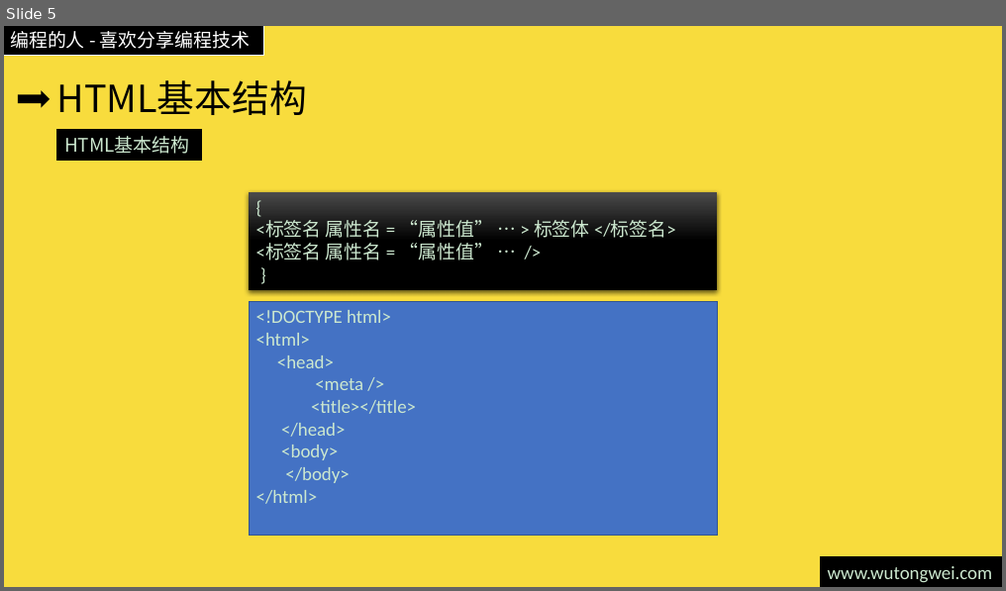
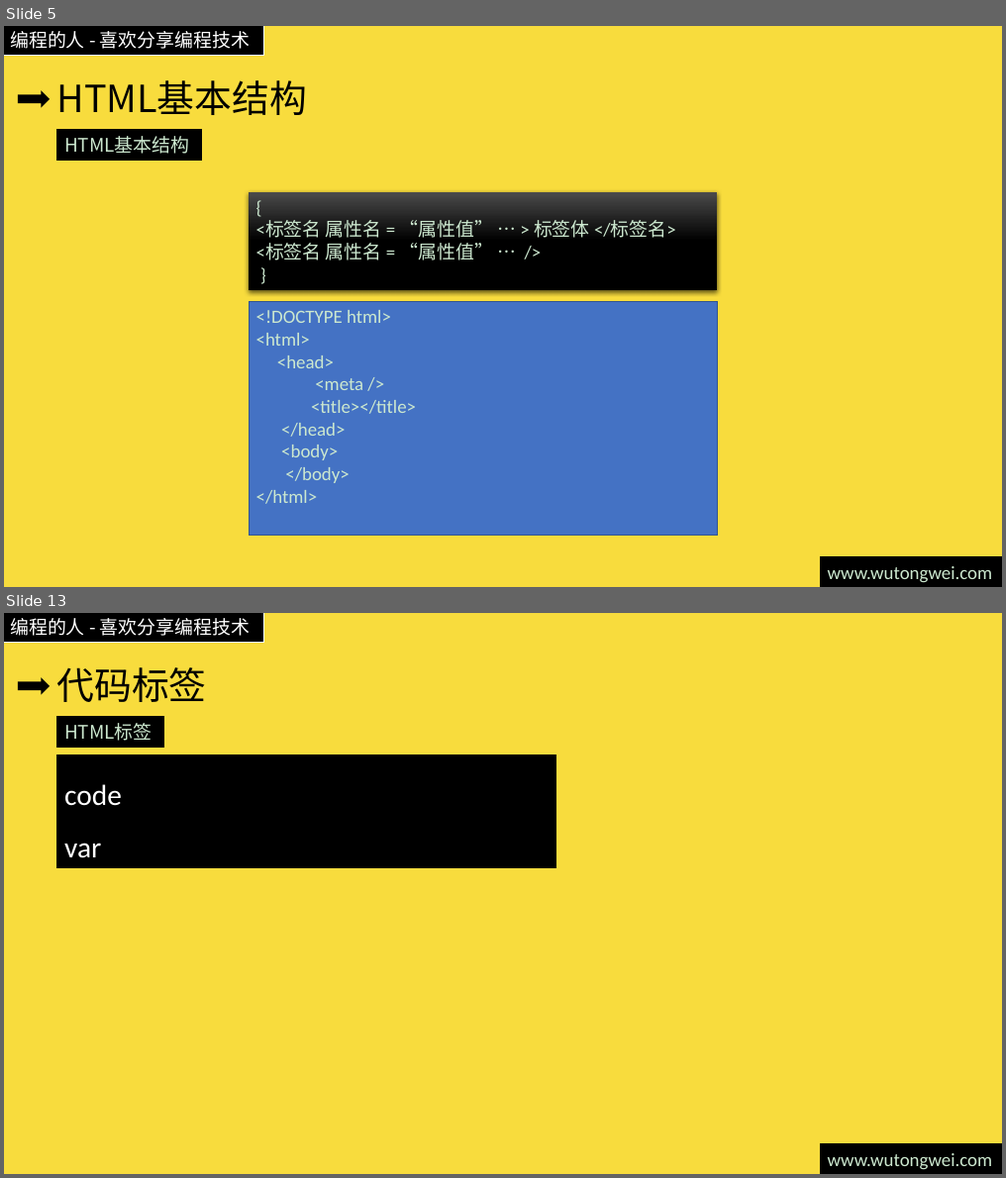
Before and after one commit to willculture/training, a slide deck: ppt/front-end/HTML5.pptx. Shown one above the other, each under a label of ours: slide 5 before the commit, slides 5 and 13 after it; the slides between them are not shown. The pictures are 1006x591 and 1006x1178 pixels, drawn with LibreOffice and Linux fonts; fonts in the diff are those of the drawing. Boxes give left, top, right and bottom in pixels: in the first picture for what was removed or moved away, otherwise in the second. Text is boxed around its words. In the diff, an @@ line names an element or a change of style, - is before the commit and + after.

Commit message:
更新html5需要学习标签

```diff
--- a/ppt/front-end/HTML5.pptx
+++ b/ppt/front-end/HTML5.pptx
@@ slide 13 added at bbox=[4, 613, 1002, 1174], background #F8DC3D; not listed: 3 template elements that a slide beside it also shows @@
@@ title added at bbox=[56, 667, 206, 702], 36 pt, text #000000 @@
+代码标签
@@ rectangle added at bbox=[57, 716, 163, 747], fill #000000, outline #000000 1 pt, 18 pt, text #CCE8CF @@
+HTML标签
@@ rectangle added at bbox=[57, 756, 556, 868], fill #000000, outline #000000 1 pt, 28 pt, text #CCE8CF @@
+code
+var
```
Also in this commit, not shown: 1 slide changed, 9 other slides added.
